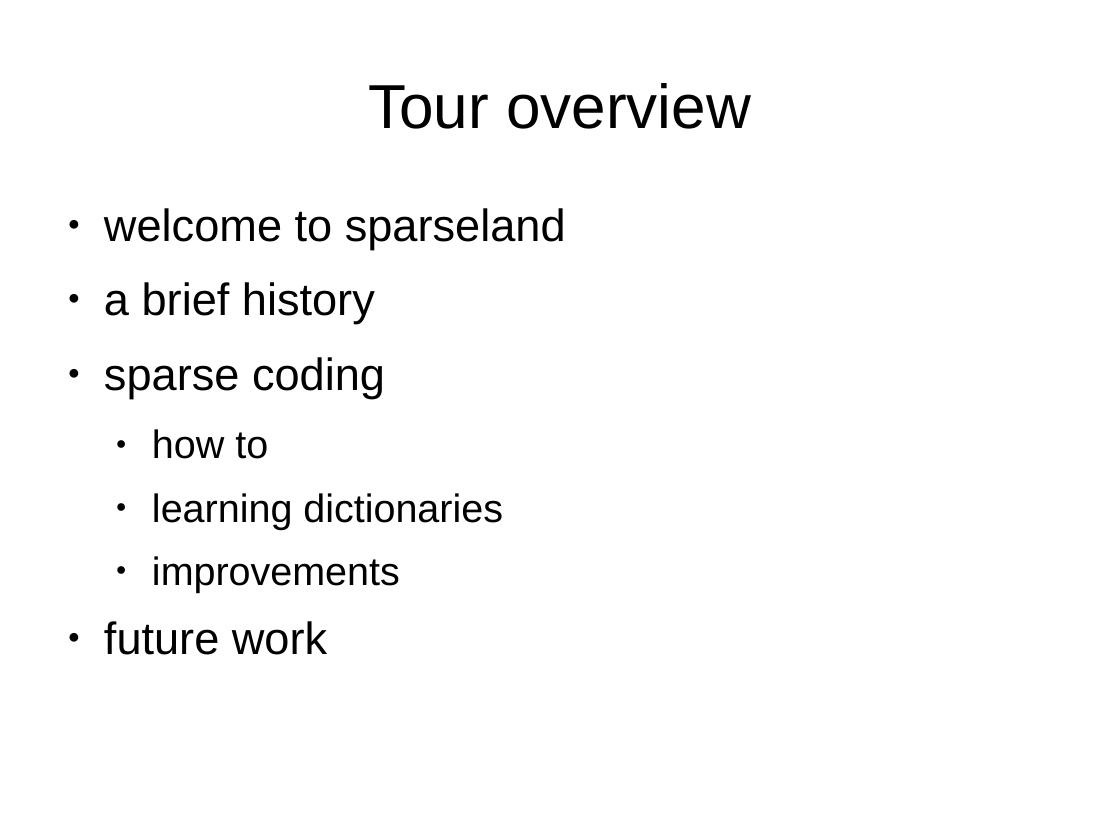
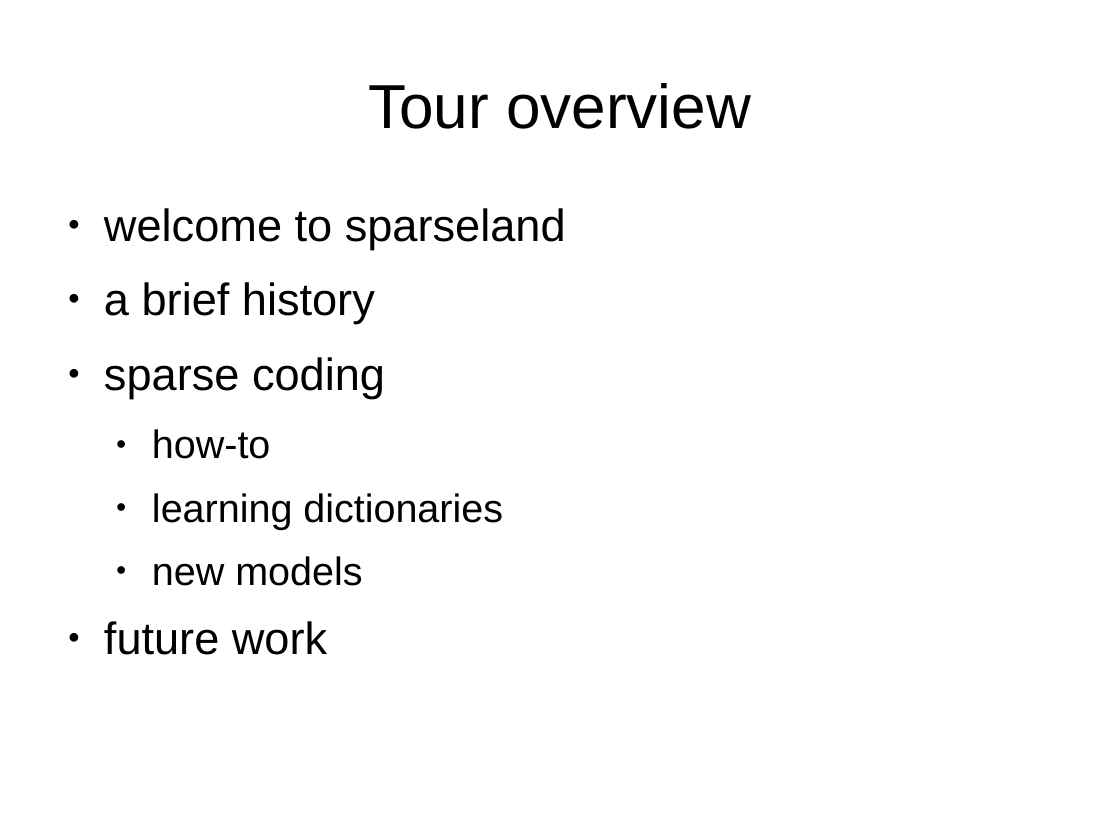
Before and after one commit to Sebu/sprs, a slide deck: slide 2 of progress_report/progress_report.odp. Drawn at 1120x840 pixels with LibreOffice and Linux fonts; fonts in the diff are those of the drawing. Boxes give left, top, right and bottom in pixels: in the first picture for what was removed or moved away, otherwise in the second. Text is boxed around its words. In the diff, an @@ line names an element or a change of style, - is before the commit and + after.

```diff
--- a/progress_report/progress_report.odp
+++ b/progress_report/progress_report.odp
@@ text at (152,429,270,459): text changed @@
-  ● how to
+  ● how-to
@@ text at (152,556,362,586): text changed @@
-  ● improvements
+  ● new models
```
Also in this commit, not shown: 9 other slides changed, 2 slides added, 2 slides removed, 11 other files.
